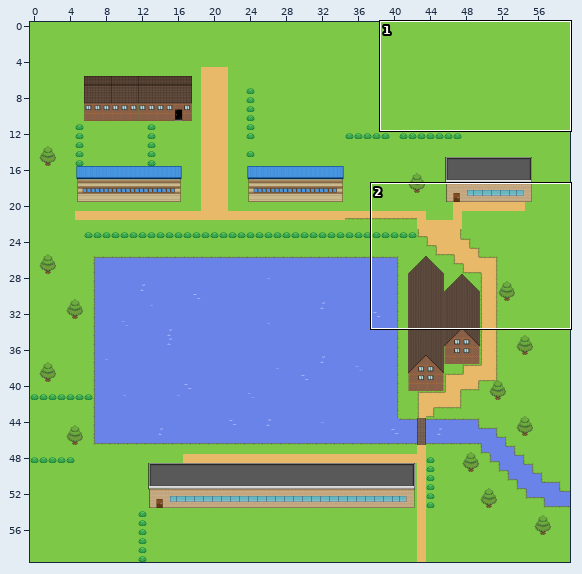
Two states of a Tiled map, core/assets/maps/map2.tmx. Above, an overview of the earlier version with the close-up marked.
Close-up. Before the commit:
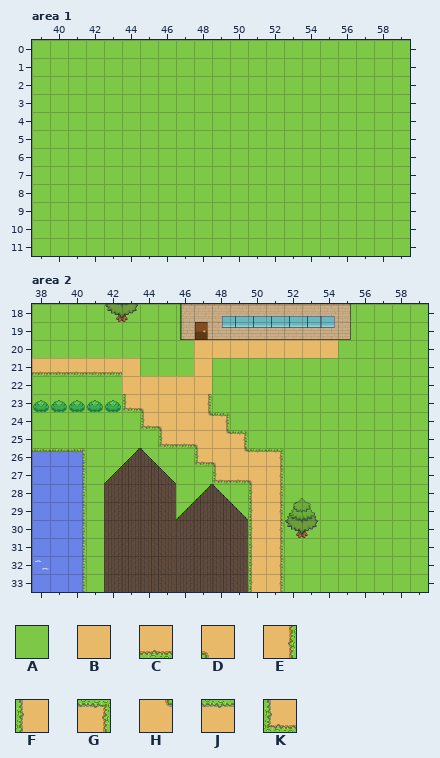
Cells are 32x32 px. Shown: area 1 x 39..59, y 0..11; area 2 x 38..59, y 18..33. The commit also changed other parts of the map, which this record leaves out.
Key: from "tiles": A 0, B 2, C 5, D 6, E 24, F 26, G 34, H 44, J 45, K 53.
_ is an empty cell, # one hidden under a higher layer.
Layers that did not change in this view are not listed.
Layer "Base" before, area 1, first column x 39:
 0 AAAAAAAAAAAAAAAAAAAAA
 1 AAAAAAAAAAAAAAAAAAAAA
 2 AAAAAAAAAAAAAAAAAAAAA
 3 AAAAAAAAAAAAAAAAAAAAA
 4 AAAAAAAAAAAAAAAAAAAAA
 5 AAAAAAAAAAAAAAAAAAAAA
 6 AAAAAAAAAAAAAAAAAAAAA
 7 AAAAAAAAAAAAAAAAAAAAA
 8 AAAAAAAAAAAAAAAAAAAAA
 9 AAAAAAAAAAAAAAAAAAAAA
10 AAAAAAAAAAAAAAAAAAAAA
11 AAAAAAAAAAAAAAAAAAAAA
Layer "Base" before, area 2, first column x 38:
18 AAAAAAAAA########AAAAA
19 AAAAAAAAA########AAAAA
20 AAAAAAAAABBBBBBBBAAAAA
21 CCCCCBAAABAAAAAAAAAAAA
22 AAAAABBBBBAAAAAAAAAAAA
23 AAAAAKDBBEAAAAAAAAAAAA
24 AAAAAAKDBHGAAAAAAAAAAA
25 AAAAAAAKCDHGAAAAAAAAAA
26 ###AAAAAAKDHJGAAAAAAAA
27 ###AA##AAAKCDEAAAAAAAA
28 ###A####AAAAFEAAAAAAAA
29 ###A####A##AFEAAAAAAAA
30 ###A########FEAAAAAAAA
31 ###A########FEAAAAAAAA
32 ###A########FEAAAAAAAA
33 ###A########FEAAAAAAAA
And afterwards:
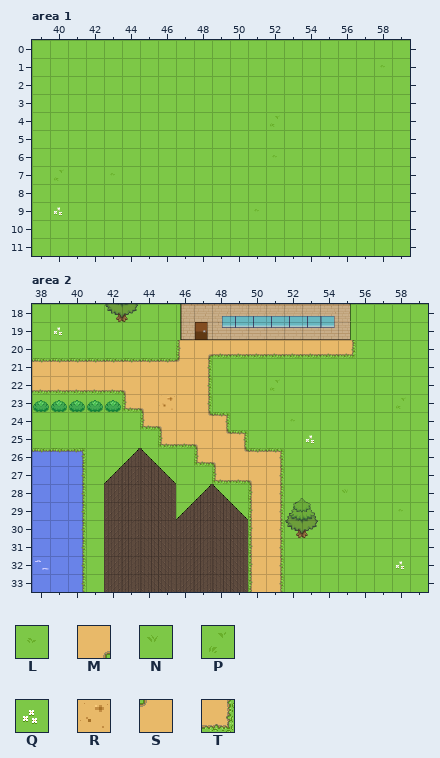
Further tiles: from "tiles": L 1, M 4, N 20, P 21, Q 25, R 31, S 46, T 54.
Edits made:
Layer "Base", area 1:
y 1: x 58 A -> L
y 4: x 52 A -> P
y 6: x 52 A -> L
y 7: x 40 A -> P; x 43 A -> L
y 9: x 40 A -> Q; x 51 A -> L
Layer "Base", area 2:
y 19: x 39 A -> Q
y 20: x 46..55 ABBBBBBBBA -> FMCCCCCCCT
y 21: x 38..47 CCCCCBAAAB -> JJJJJJJJSE
y 22: x 38..43 AAAAAB -> CCCCCD; x 47 B -> E; x 51 A -> P
y 23: x 45 B -> R; x 58 A -> P
y 24: x 52 A -> L
y 25: x 53 A -> Q
y 28: x 55 A -> N
y 29: x 58 A -> L
y 32: x 58 A -> Q
